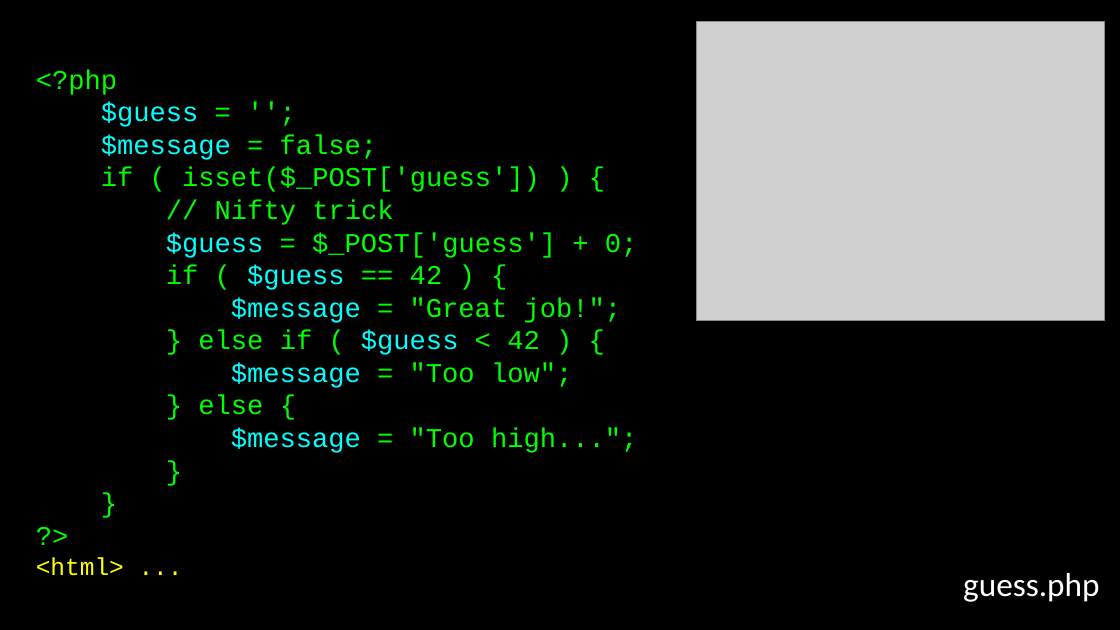
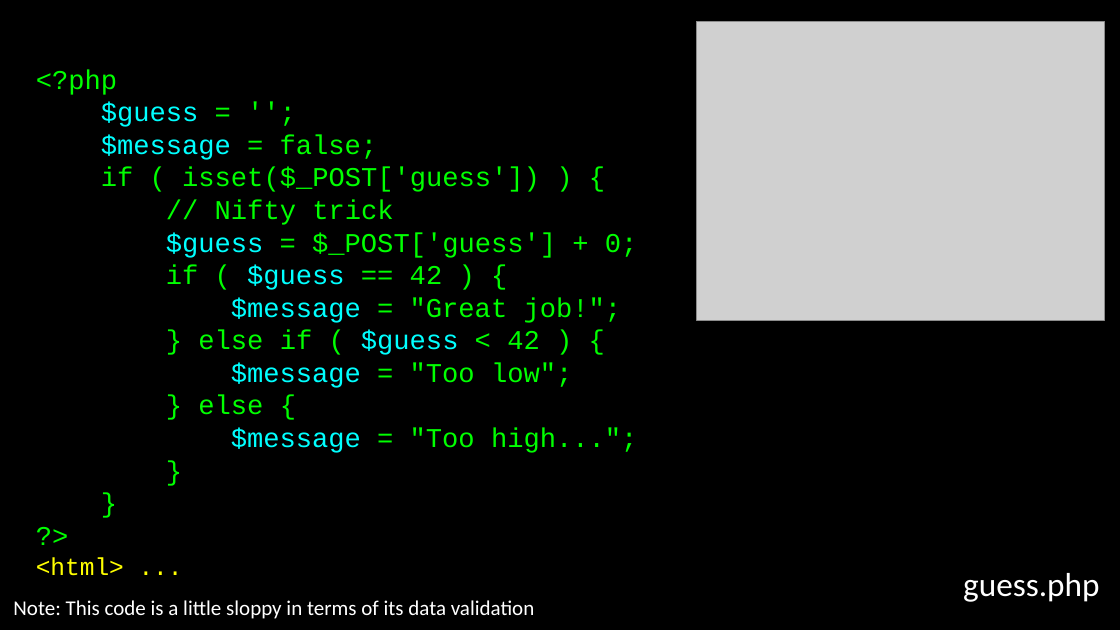
Before and after one commit to csev/wa4e, a slide deck: slide 21 of lectures/PHP-06-Forms.ppt. Drawn at 1120x630 pixels with LibreOffice and Linux fonts; fonts in the diff are those of the drawing; grey boxes stand for pictures. Boxes give left, top, right and bottom in pixels: in the first picture for what was removed or moved away, otherwise in the second. Text is boxed around its words. In the diff, an @@ line names an element or a change of style, - is before the commit and + after.

```diff
--- a/lectures/PHP-06-Forms.ppt
+++ b/lectures/PHP-06-Forms.ppt
@@ text added at bbox=[13, 600, 535, 619], 24 pt, text #FFFFFF @@
+Note: This code is a little sloppy in terms of its data validation
```
Also in this commit, not shown: 6 other slides changed, 4 other files.
